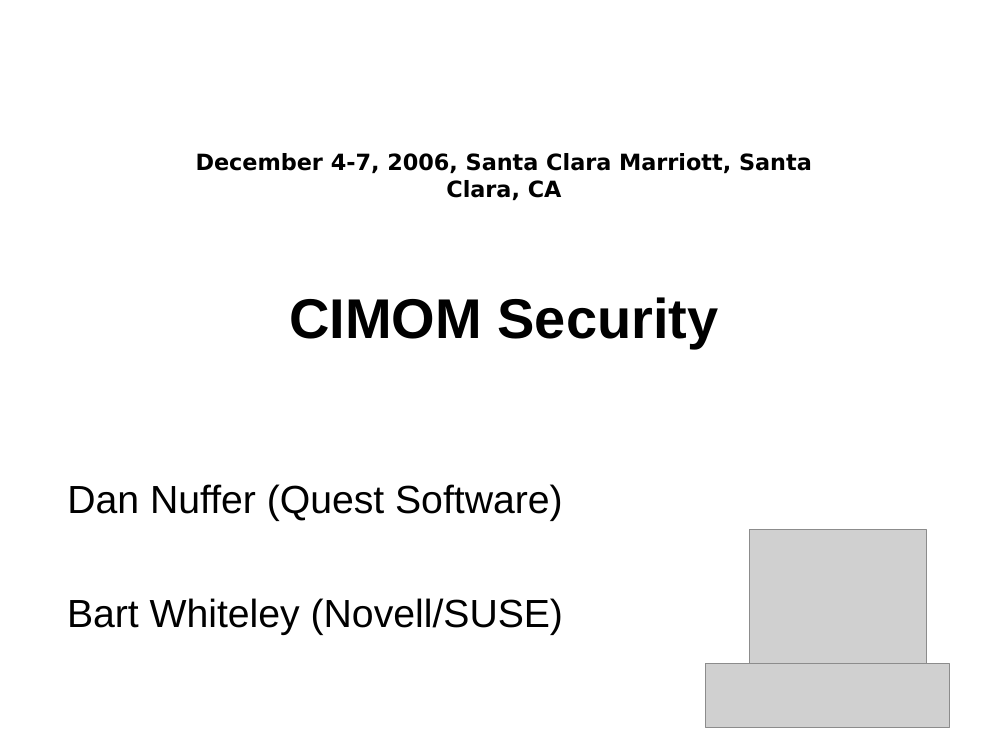
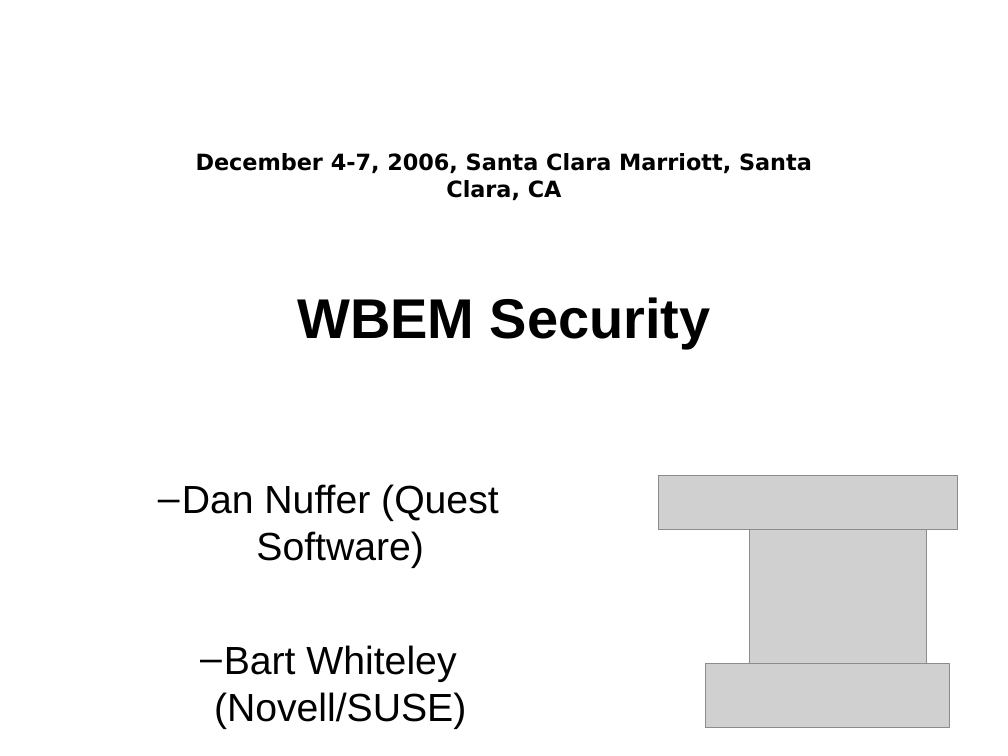
Before and after one commit to kkaempf/openwbem, a slide deck: slide 1 of doc/MDC-06-Security.odp. Drawn at 1008x756 pixels with LibreOffice and Linux fonts; fonts in the diff are those of the drawing; grey boxes stand for pictures; background and template pictures are left out. Boxes give left, top, right and bottom in pixels: in the first picture for what was removed or moved away, otherwise in the second. Text is boxed around its words. In the diff, an @@ line names an element or a change of style, - is before the commit and + after.

```diff
--- a/doc/MDC-06-Security.odp
+++ b/doc/MDC-06-Security.odp
@@ title at (297,297,711,348): text changed @@
-CIMOM Security
+WBEM Security
@@ subtitle "Dan Nuffer (Quest Software)" at (182,484,498,729): bullet none to –; list level 1 to 2 in "Dan Nuffer (Quest Software)"; list level 1 to 2 in "Bart Whiteley (Novell/SUSE)" @@
@@ picture added at (658,476,958,529) @@
```
Also in this commit, not shown: 3 other slides changed, 15 slides added, 2 slides removed.
